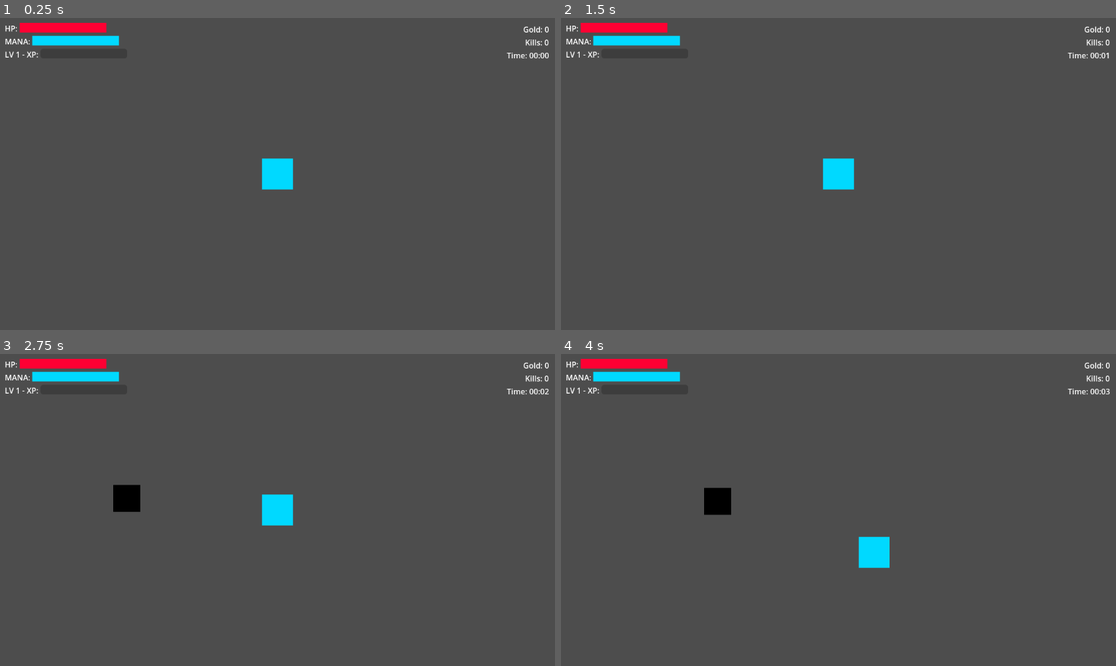
Above: before the commit, frames 1-4 (two rows, left to right).
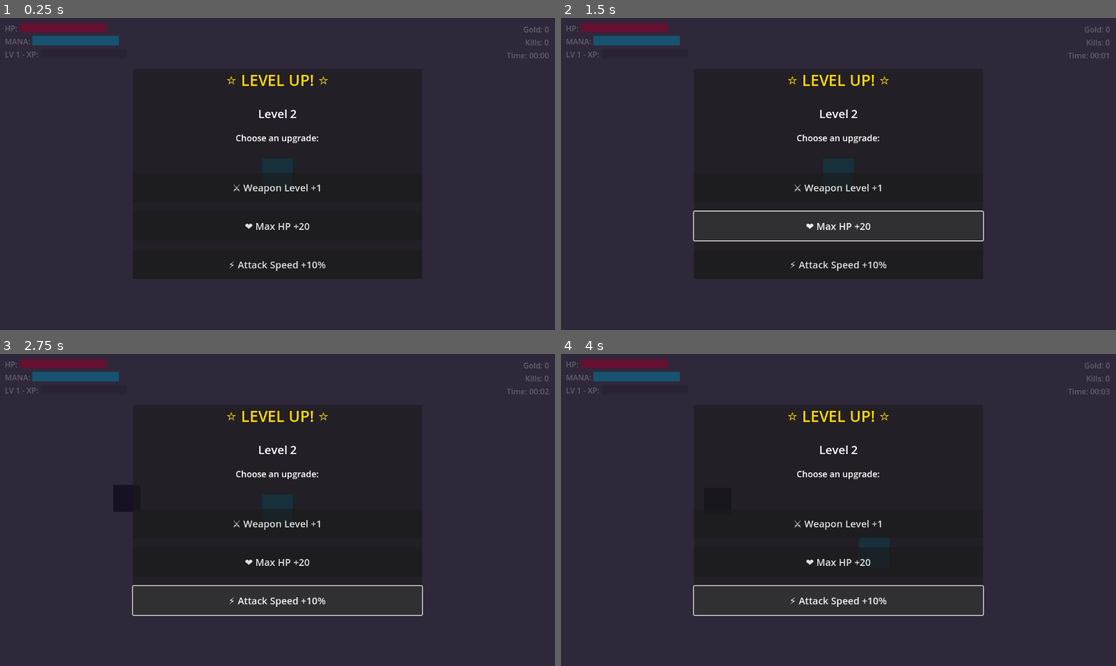
Above: after the commit, the same moments.

Repository: HoangAnhWilliam/Rescue-the-idol-godot
Game: Godot game, scene res://scenes/main.tscn
Same seed, same stepped clock (60 frames per second), same inputs: the game is played once before the commit and once after it.
Inputs (mouse positions are in pixels of both pictures, inside the frame that each line leads up to):
- Up to frame 1 (0.25 s): no input
- Up to frame 2 (1.5 s): click (838, 186) at 0.5 s, where only the run after the commit has a clickable "⚔ Weapon Level +1"; click (838, 227) at 1.25 s, where only the run after the commit has a clickable "❤ Max HP +20"
- Up to frame 3 (2.75 s): click (277, 600) at 2 s, where only the run after the commit has a clickable "⚡ Attack Speed +10%"
- Up to frame 4 (4 s): hold D (move_right) 2.78-3.53 s; tap E (interact) at 2.85, 3.6 s; hold S (move_down) from 3.53 s (still down)

The runs differ from the first frame. In frame 1, 100% of the frame differs, in the area x 0-100%, y 0-100%; in frame 2, 100%; in frame 3, 100%; in frame 4, 100%.
Error after the commit: Parse Error: Identifier "modulate" not declared in the current scope. (res://scripts/upgrade_menu.gd:105)

Commit message:
Add debug trigger and verbose logging for upgrade menu
- Add Page Up key to manually trigger upgrade menu for testing
- Add extensive debug logging in upgrade_menu.gd show_menu()
- Tracks visibility state before/after show() call
- Helps diagnose why menu not appearing on level up

Diff:
--- a/scenes/main.tscn
+++ b/scenes/main.tscn
@@ -17,4 +17,3 @@
 [node name="HUD" parent="UI" instance=ExtResource("4_hud")]
 
 [node name="UpgradeMenu" parent="." groups=["upgrade_menu"] instance=ExtResource("3_sugp2")]
-visible = false
--- a/scripts/player.gd
+++ b/scripts/player.gd
@@ -98,6 +98,16 @@
 	update_sprite_direction()
 
 func handle_input():
+	# DEBUG: Press PageUp to manually test upgrade menu
+	if Input.is_action_just_pressed("ui_page_up"):
+		print("")
+		print("🔧 ========== DEBUG TRIGGER ==========")
+		print("🔧 Manually triggering upgrade menu")
+		show_level_up_menu()
+		print("🔧 ====================================")
+		print("")
+		return
+
 	input_vector = Vector2.ZERO
 
 	# Keyboard/Controller
--- a/scripts/upgrade_menu.gd
+++ b/scripts/upgrade_menu.gd
@@ -30,45 +30,85 @@
 
 func _ready():
 	print("=== UPGRADE MENU INITIALIZATION ===")
+	print("Node path: ", get_path())
+	print("Is visible: ", visible)
+	print("Process mode: ", process_mode)
 
 	# Hide by default
 	hide()
+	print("Called hide() - Is visible: ", visible)
 
 	# Connect button signals
-	button1.pressed.connect(_on_button1_pressed)
-	button2.pressed.connect(_on_button2_pressed)
-	button3.pressed.connect(_on_button3_pressed)
+	if button1:
+		button1.pressed.connect(_on_button1_pressed)
+		print("✅ Button1 connected")
+	else:
+		print("❌ Button1 is null!")
+
+	if button2:
+		button2.pressed.connect(_on_button2_pressed)
+		print("✅ Button2 connected")
+	else:
+		print("❌ Button2 is null!")
+
+	if button3:
+		button3.pressed.connect(_on_button3_pressed)
+		print("✅ Button3 connected")
+	else:
+		print("❌ Button3 is null!")
 
 	print("✅ UpgradeMenu ready!")
 	print("===================================")
 
 func show_menu(player_ref: CharacterBody2D, level: int):
-	print("🎯 Showing upgrade menu for level ", level)
+	print("")
+	print("╔════════════════════════════════════╗")
+	print("║   🎯 SHOWING UPGRADE MENU          ║")
+	print("╚════════════════════════════════════╝")
+	print("Level: ", level)
+	print("Before show() - Is visible: ", visible)
 
 	player = player_ref
 
 	# Update level text
-	level_label.text = "Level %d" % level
+	if level_label:
+		level_label.text = "Level %d" % level
+		print("✅ Updated level label to: ", level_label.text)
+	else:
+		print("❌ level_label is null!")
 
 	# Generate 3 random upgrades
 	current_upgrades = generate_random_upgrades(3)
+	print("✅ Generated upgrades: ", current_upgrades.size())
 
 	# Update button texts
-	button1.text = get_upgrade_text(current_upgrades[0])
-	button2.text = get_upgrade_text(current_upgrades[1])
-	button3.text = get_upgrade_text(current_upgrades[2])
-
-	print("📋 Options:")
-	print("  1. ", button1.text)
-	print("  2. ", button2.text)
-	print("  3. ", button3.text)
-
-	# Show menu
+	if button1 and button2 and button3:
+		button1.text = get_upgrade_text(current_upgrades[0])
+		button2.text = get_upgrade_text(current_upgrades[1])
+		button3.text = get_upgrade_text(current_upgrades[2])
+
+		print("📋 Options:")
+		print("  1. ", button1.text)
+		print("  2. ", button2.text)
+		print("  3. ", button3.text)
+	else:
+		print("❌ One or more buttons are null!")
+
+	# FORCE SHOW - Try multiple methods
+	visible = true
+	print("Set visible = true")
+
 	show()
+	print("Called show()")
+
+	print("After show() - Is visible: ", visible)
+	print("Modulate: ", modulate)
 
 	# PAUSE GAME
 	get_tree().paused = true
 	print("⏸️ Game PAUSED")
+	print("╚════════════════════════════════════╝")
+	print("")
 
 func generate_random_upgrades(count: int) -> Array[UpgradeType]:
 	var available = [
